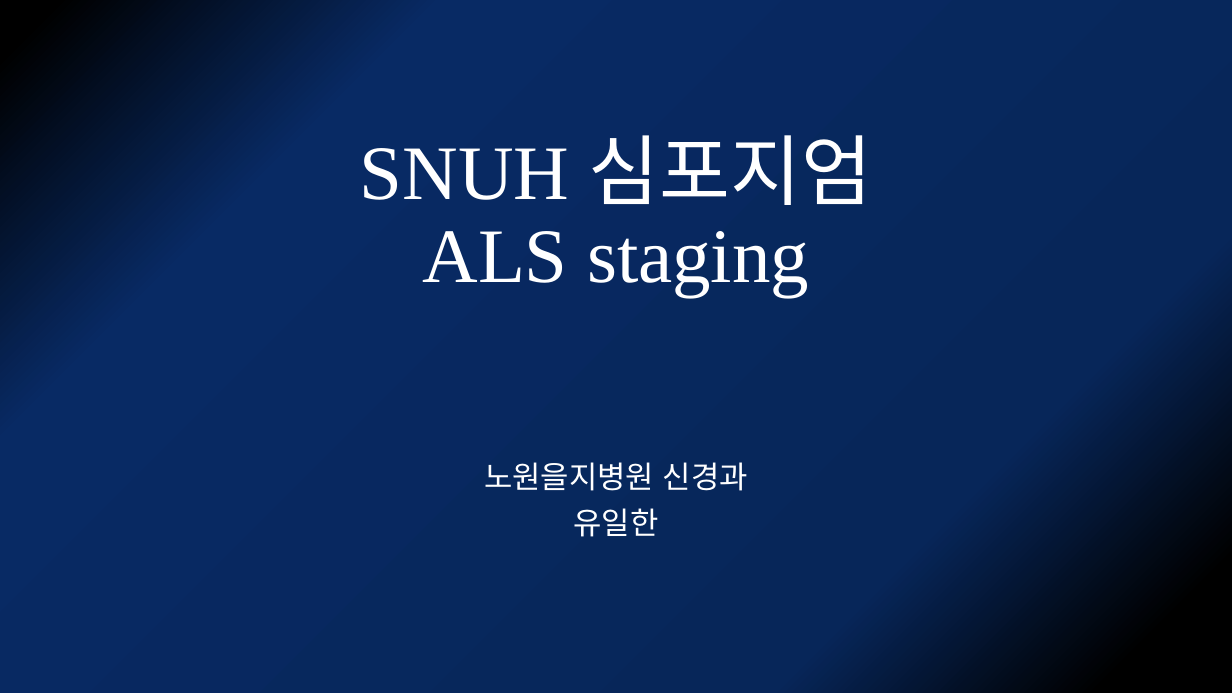
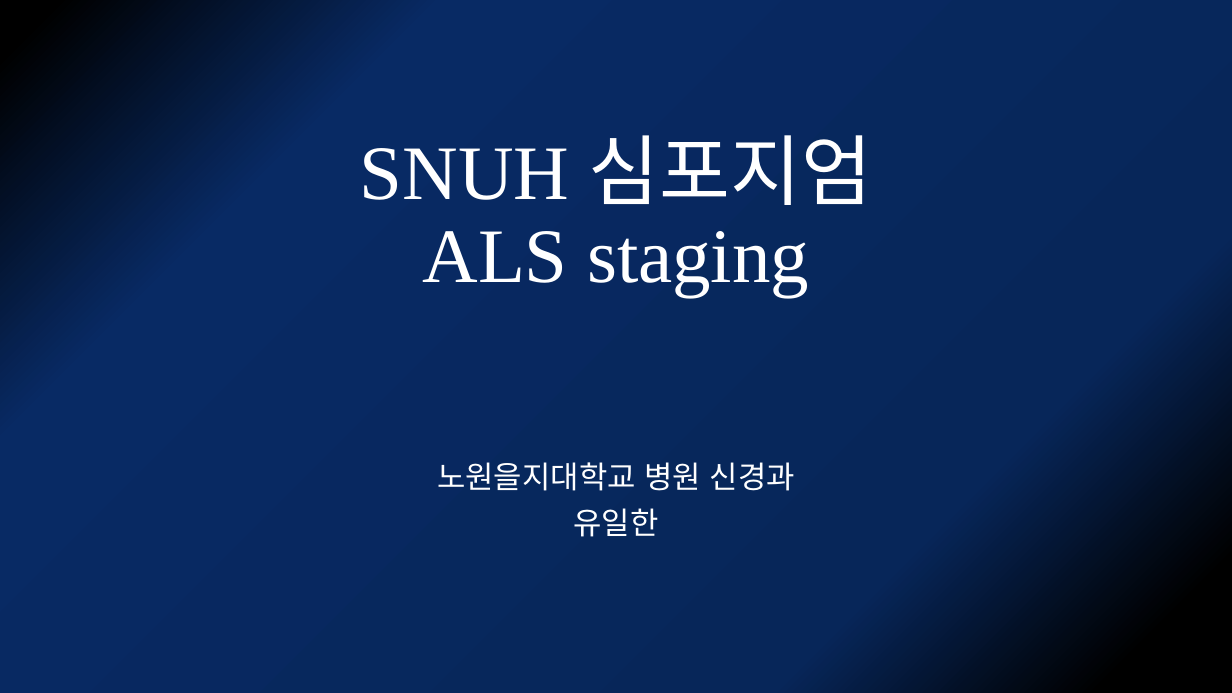
Before and after one commit to kjfdf/lecture, a slide deck: slide 1 of SNUH 심포지엄-유일한.pptx. Drawn at 1232x693 pixels with LibreOffice and Linux fonts; fonts in the diff are those of the drawing. Boxes give left, top, right and bottom in pixels: in the first picture for what was removed or moved away, otherwise in the second. Text is boxed around its words. In the diff, an @@ line names an element or a change of style, - is before the commit and + after.

```diff
--- a/SNUH 심포지엄-유일한.pptx
+++ b/SNUH 심포지엄-유일한.pptx
@@ subtitle at bbox=[437, 462, 795, 491]: text changed @@
-노원을지병원 신경과
+노원을지대학교 병원 신경과
```
Also in this commit, not shown: 1 other slide changed.
